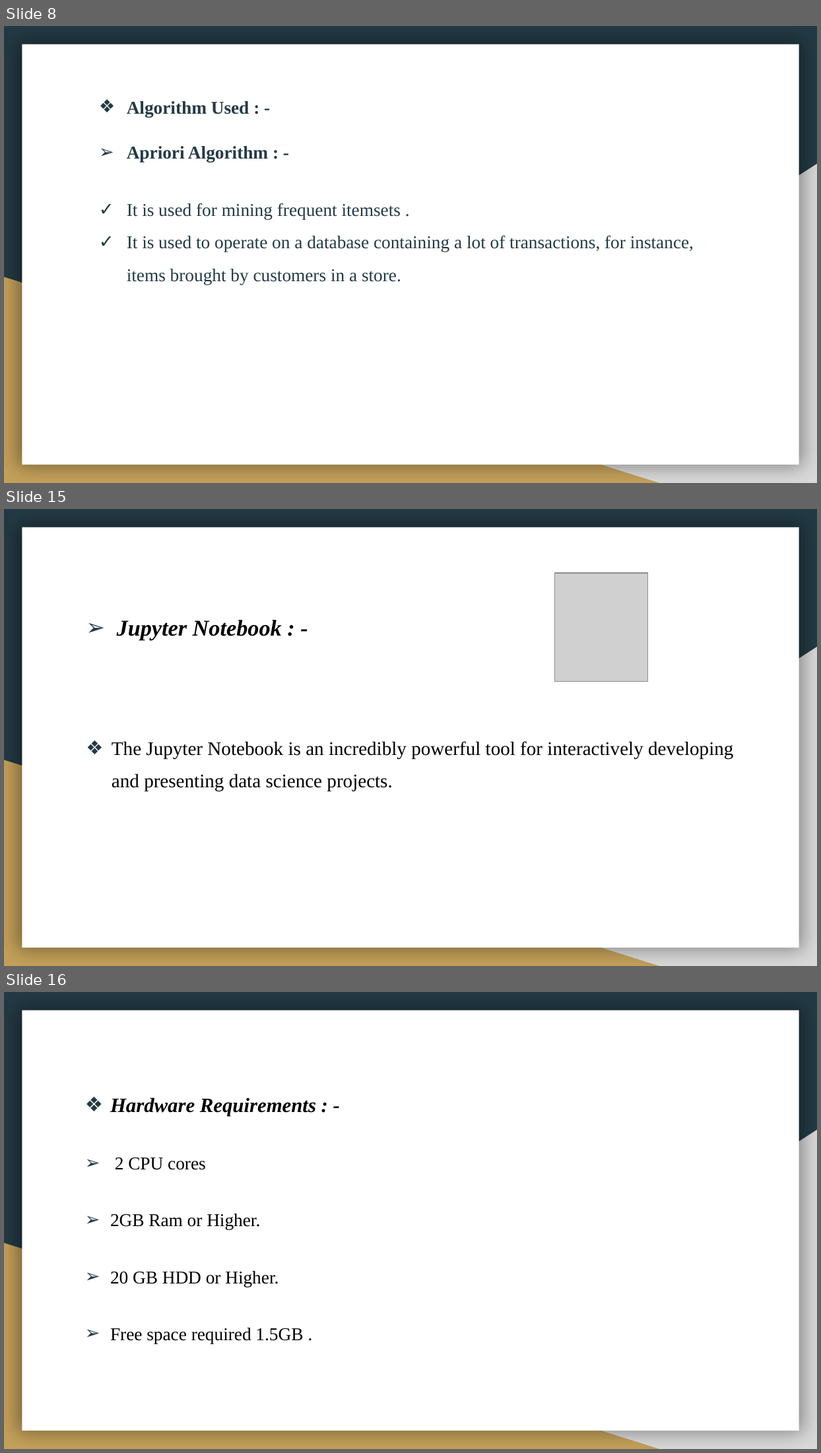
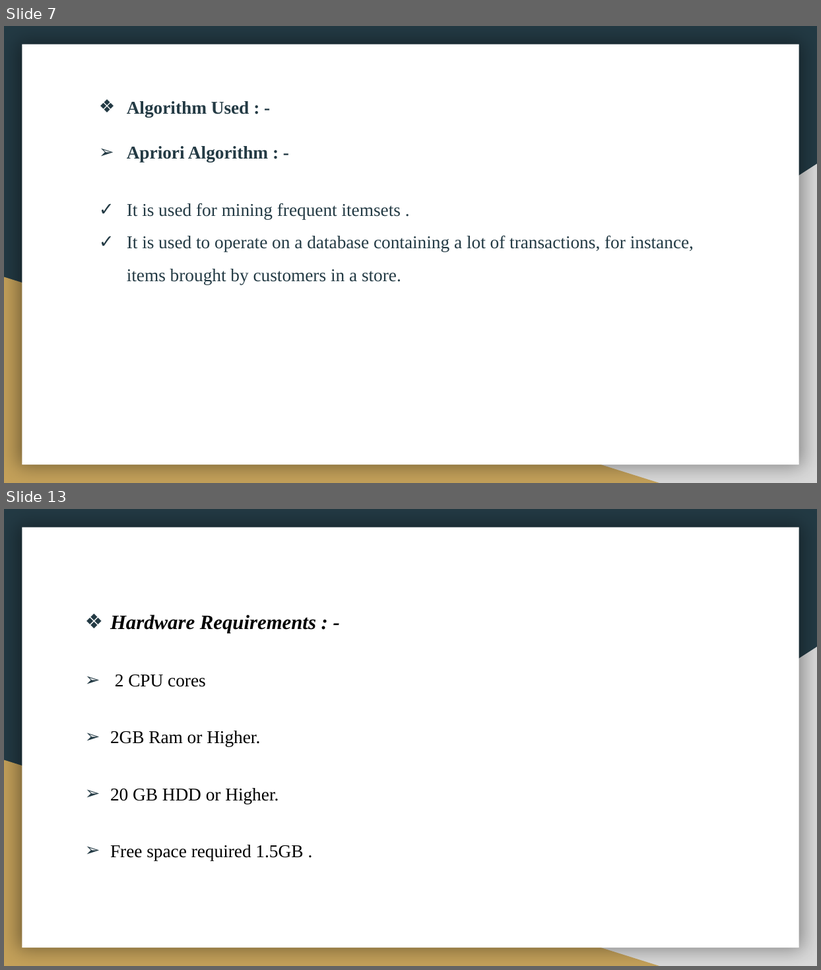
Before and after one commit to 2000nilratan/Implementation-of-Association-Rule-Mining, a slide deck: PPT on Implementation of Association Rule Mining.pptx. Shown one above the other, each under a label of ours: slides 8, 15 and 16 before the commit, slides 7 and 13 after it; the slides between them are not shown. The pictures are 821x1453 and 821x970 pixels, drawn with LibreOffice and Linux fonts; fonts in the diff are those of the drawing; grey boxes stand for pictures. Boxes give left, top, right and bottom in pixels: in the first picture for what was removed or moved away, otherwise in the second. Text is boxed around its words. In the diff, an @@ line names an element or a change of style, - is before the commit and + after.

```diff
--- a/PPT on Implementation of Association Rule Mining.pptx
+++ b/PPT on Implementation of Association Rule Mining.pptx
@@ slide 15 removed at bbox=[4, 509, 817, 966], background #233A44; not listed: 3 template elements that a slide beside it also shows @@
@@ picture removed at bbox=[554, 573, 648, 681] @@
@@ text removed at bbox=[112, 620, 733, 791] @@
-➢ Jupyter Notebook : -
-❖ The Jupyter Notebook is an incredibly powerful tool for interactively developing and presenting data science projects.
@@ what was slide 8 is now slide 7 @@
@@ what was slide 16 is now slide 13 @@
```
Also in this commit, not shown: 5 slides changed, 6 slides added, 3 other slides removed, 1 other file.
